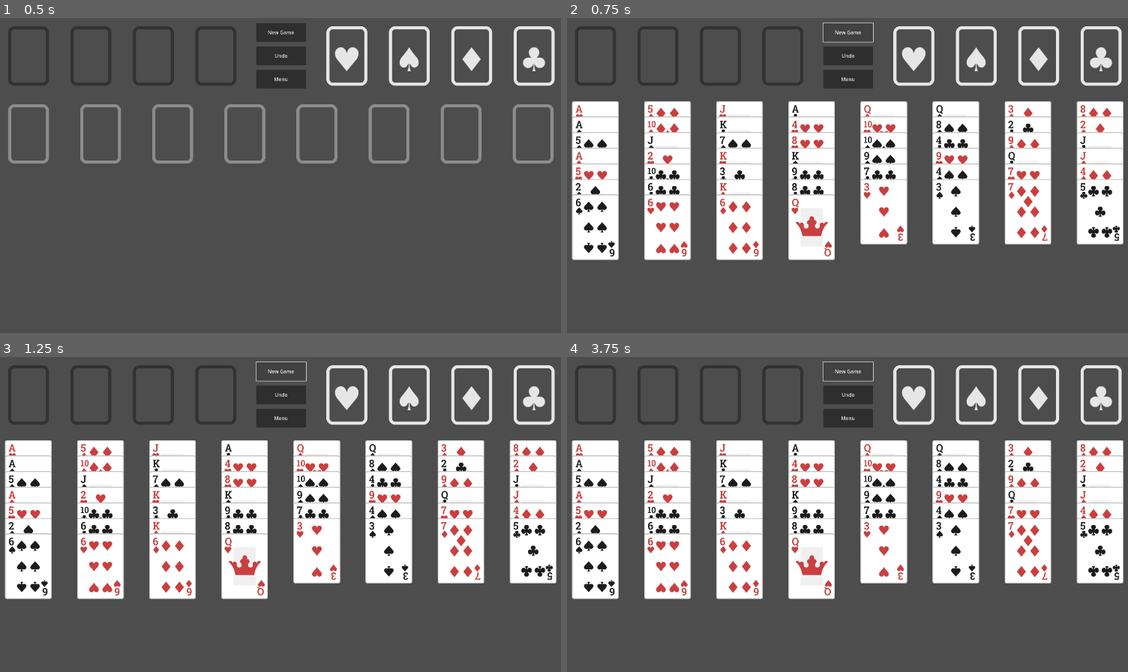
Above: before the commit, frames 1-4 (two rows, left to right).
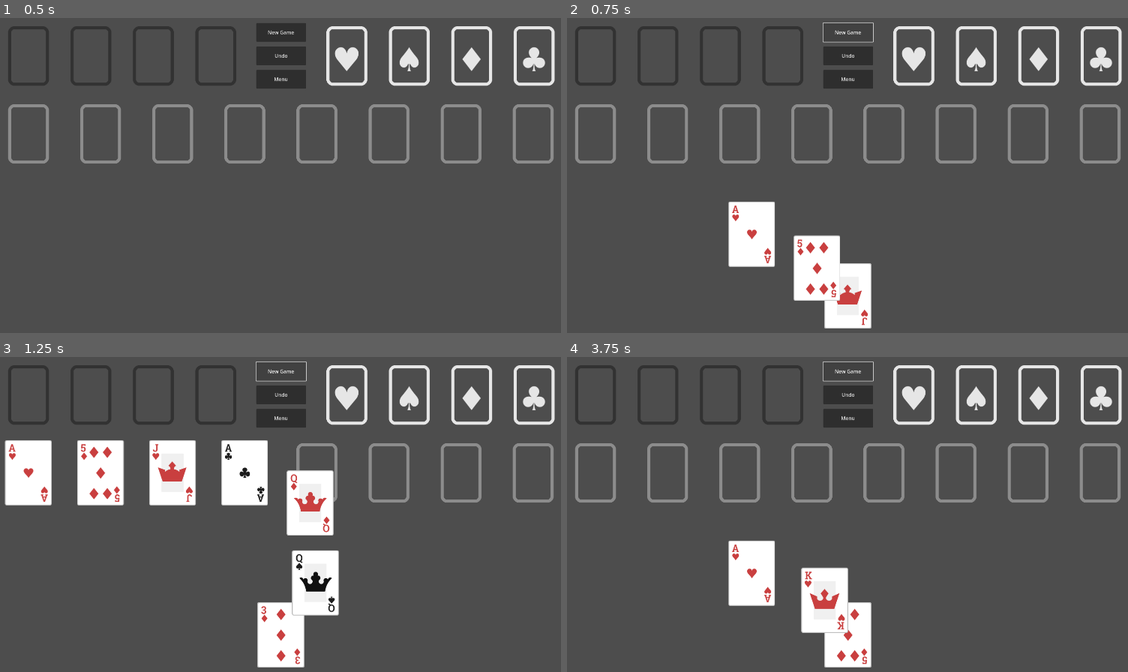
Above: after the commit, the same moments.

Repository: emabrey/card-framework
Game: Godot game, scene res://freecell/scenes/main_game/freecell_game.tscn
Two runs of this game, one before a commit and one after it. Both use one fixed random seed, a clock stepped at 60 frames per second and the inputs below. The project has no main scene, so this scene is started directly.
Inputs:
- Up to frame 1 (0.5 s): no input
- Up to frame 2 (0.75 s): click "New Game" at 0.5 s
- Up to frame 3 (1.25 s): no input
- Up to frame 4 (3.75 s): click "New Game" at 1.25 s; click "Undo" at 2 s; click "Undo" at 2.75 s; click "New Game" at 3.5 s

Frame 1 is identical in both runs. In frame 2, 34% of the frame differs, in the area x 0-100%, y 26-99%; in frame 3, 28%; in frame 4, 34%.
Error after the commit: Invalid access of index '50' on a base object of type: 'Array'. (res://freecell/scenes/main_game/freecell_game.gd:270)

Commit message:
feat: add game generating timer and refactor card initialization logic

Diff:
--- a/card_framework/pile.gd
+++ b/card_framework/pile.gd
@@ -12,9 +12,9 @@
 @export var max_stack_display := 6
 @export var card_face_up := true
 @export var layout := PileDirection.UP
-## Determines whether any card in the pile can be moved
+##Determines whether any card in the pile can be moved
 @export var allow_card_movement: bool = true
-## Restricts movement to only the top card of the pile (requires allow_card_movement to be true)
+##Restricts movement to only the top card of the pile (requires allow_card_movement to be true)
 @export var restrict_to_top_card: bool = true
 @export var align_drop_zone_with_top_card := true
 
--- a/freecell/scenes/main_game/freecell_game.gd
+++ b/freecell/scenes/main_game/freecell_game.gd
@@ -3,7 +3,7 @@
 
 const suits = ["Heart", "Spade", "Diamond", "Club"]
 const auto_move_timer_wating_time = 0.2
-
+const game_generating_timer_waiting_time = 0.1
 
 var freecells := []
 var foundations := []
@@ -17,14 +17,18 @@
 var auto_move_target := {}
 var auto_moving_map := {}
 
+var game_generating_timer: Timer
+
 
 @onready var card_manager = $CardManager
 @onready var game_generator = $GameGenerator
+@onready var start_position = $CardManager/StartPosition
 
 func _ready() -> void:
 	_set_containers()
 	_set_ui_buttons()
 	_set_auto_mover()
+	_set_game_generating_timer()
 
 
 func _count_remaining_freecell() -> int:
@@ -85,6 +89,8 @@
 
 func update_all_tableaus_cards_can_be_interactwith():
 	for tableau in tableaus:
+		if tableau.is_initializing:
+			continue
 		_update_cards_can_be_interactwith(tableau)
 		_check_auto_move(tableau)
 	for freecell in freecells:
@@ -207,6 +213,13 @@
 	add_child(auto_move_timer)
 
 
+func _set_game_generating_timer():
+	game_generating_timer = Timer.new()
+	game_generating_timer.wait_time = game_generating_timer_waiting_time
+	game_generating_timer.one_shot = true
+	add_child(game_generating_timer)
+
+
 func _set_ui_buttons():
 	var button = $Button_new_game
 	button.connect("pressed", _new_game)
@@ -232,6 +245,8 @@
 	for tableau in tableaus:
 		tableau.clear_cards()
 
+	start_position.clear_cards()
+
 	all_cards.clear()
 	auto_moving_map.clear()
 
@@ -244,13 +259,20 @@
 	for tableau in tableaus:
 		tableau.is_initializing = true
 
+	for i in range(cards_str.size() - 1, -1, -1):
+		var card_name = cards_str[i]
+		var card = card_factory.create_card(card_name, start_position)
+		all_cards.append(card)
+
 	var current_index := 0
 	var offset := tableaus.size()
-	for card_name in cards_str:
+	for i in range(start_position._held_cards.size() - 1, -1, -1):
+		var card = start_position._held_cards[i]
 		var tableau = tableaus[current_index]
-		var card = card_factory.create_card(card_name, tableau)
-		all_cards.append(card)
+		tableau.move_cards([card])
 		current_index = (current_index + 1) % offset
+		game_generating_timer.start(game_generating_timer_waiting_time)
+		await game_generating_timer.timeout
 
 	for tableau in tableaus:
 		tableau.is_initializing = false
--- a/freecell/scenes/main_game/freecell_game.tscn
+++ b/freecell/scenes/main_game/freecell_game.tscn
@@ -12,6 +12,7 @@
 [ext_resource type="Texture2D" uid="uid://cl7jpb0rqwpjq" path="res://freecell/assets/images/spots/foundation_spade_spot.png" id="8_neli8"]
 [ext_resource type="Texture2D" uid="uid://cs060bvtns8hy" path="res://freecell/assets/images/spots/foundation_diamond_spot.png" id="9_mghkt"]
 [ext_resource type="Texture2D" uid="uid://c7x2lxmfwbnfc" path="res://freecell/assets/images/spots/foundation_club_spot.png" id="10_lka7w"]
+[ext_resource type="PackedScene" uid="uid://dk6rb7lhv1ef6" path="res://card_framework/pile.tscn" id="12_yh0vm"]
 
 [node name="FreecellGame" type="Node"]
 script = ExtResource("1_qroca")
@@ -147,4 +148,15 @@
 offset_right = 1717.0
 offset_bottom = 300.0
 
+[node name="StartPosition" parent="CardManager" instance=ExtResource("12_yh0vm")]
+offset_left = 909.0
+offset_top = 820.0
+offset_right = 909.0
+offset_bottom = 820.0
+stack_display_gap = 0
+max_stack_display = 1
+allow_card_movement = false
+restrict_to_top_card = false
+align_drop_zone_with_top_card = false
+
 [node name="GameGenerator" parent="." instance=ExtResource("8_flq1e")]
Not shown: 1 places in freecell/scenes/main_game/freecell_game.tscn that only renumber resources
